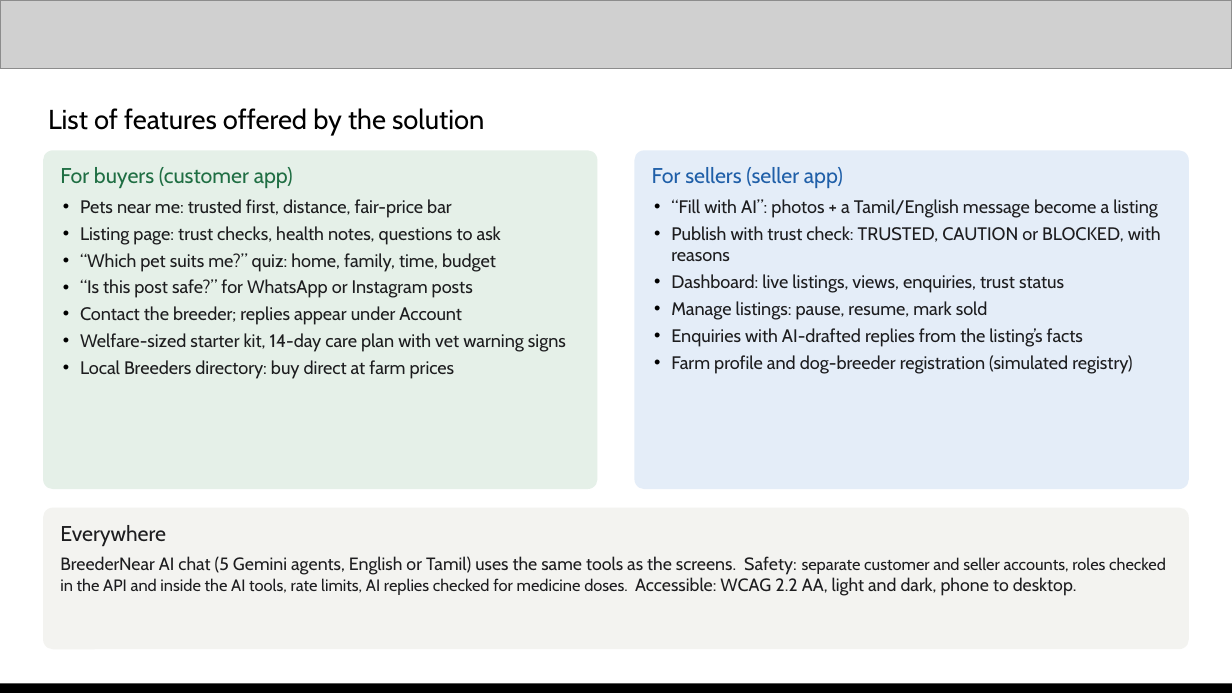
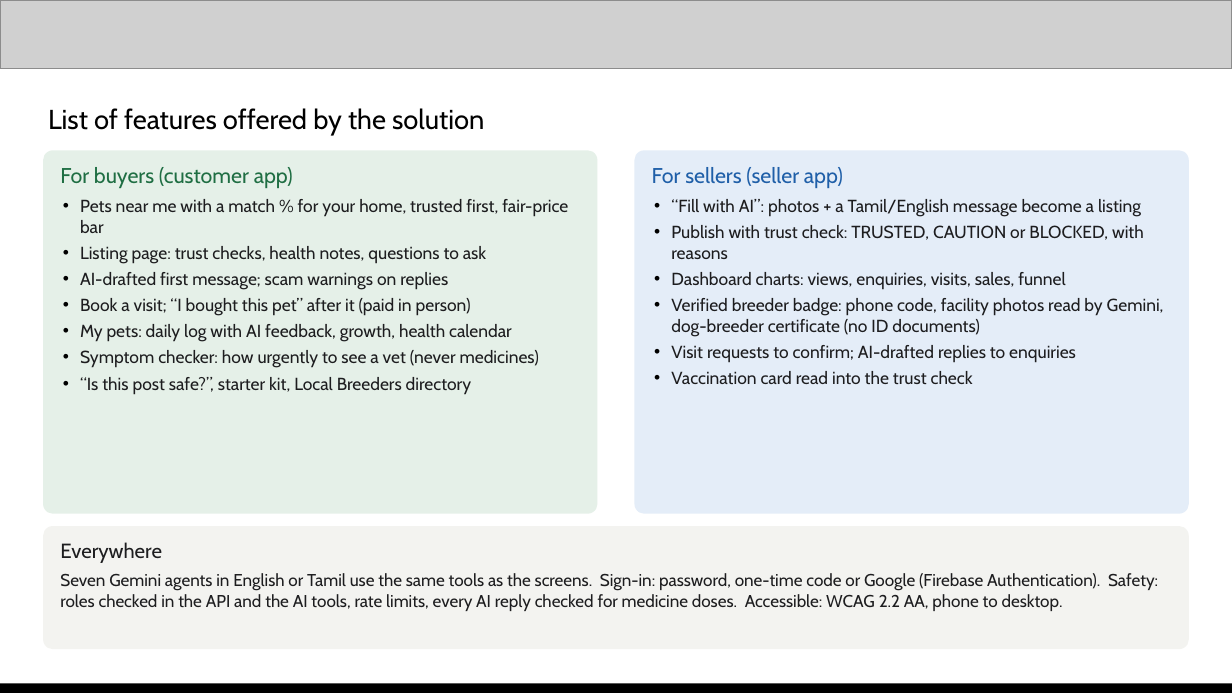
Before and after one commit to sudarsan-22/breedernear-ai, a slide deck: slide 4 of docs/submission/BreederNear-AI-deck.pptx. Drawn at 1232x693 pixels with LibreOffice and Linux fonts; fonts in the diff are those of the drawing; grey boxes stand for pictures. Boxes give left, top, right and bottom in pixels: in the first picture for what was removed or moved away, otherwise in the second. Text is boxed around its words. In the diff, an @@ line names an element or a change of style, - is before the commit and + after.

Commit message:
docs: deck rebuilt with the 66/66 eval run and the Sunrise screenshots

```diff
--- a/docs/submission/BreederNear-AI-deck.pptx
+++ b/docs/submission/BreederNear-AI-deck.pptx
@@ rounded rectangle: place and size @@
-rounded rectangle at [43,150,598,489]
+rounded rectangle at [43,150,598,514]
@@ proportions changed in 3 elements at [43,526,1189,649], [43,150,598,514], [634,150,1189,514] @@
@@ rounded rectangle: place and size @@
-rounded rectangle at [634,150,1189,489]
+rounded rectangle at [634,150,1189,514]
@@ text at [80,199,568,233]: text changed; size 10.6 to 10.2 pt @@
-• Pets near me: trusted first, distance, fair-price bar
+• Pets near me with a match % for your home, trusted first, fair-price bar
@@ text at [671,199,1144,259]: size 10.6 to 10.2 pt in "“Fill with AI”: photos + a Tamil/English ...", "Publish with trust check: TRUSTED, CAUTION or ..." @@
@@ text at [80,246,486,264]: size 10.6 to 10.2 pt in "Listing page: trust checks, health notes, questions ..." @@
@@ text at [80,272,539,394]: text changed; size 10.6 to 10.2 pt @@
-• “Which pet suits me?” quiz: home, family, time, budget
-• “Is this post safe?” for WhatsApp or Instagram posts
-• Contact the breeder; replies appear under Account
-• Welfare-sized starter kit, 14-day care plan with vet warning signs
-• Local Breeders directory: buy direct at farm prices
+• AI-drafted first message; scam warnings on replies
+• Book a visit; “I bought this pet” after it (paid in person)
+• My pets: daily log with AI feedback, growth, health calendar
+• Symptom checker: how urgently to see a vet (never medicines)
+• “Is this post safe?”, starter kit, Local Breeders directory
@@ text at [671,272,1164,384]: text changed; size 10.6 to 10.2 pt @@
-• Dashboard: live listings, views, enquiries, trust status
-• Manage listings: pause, resume, mark sold
-• Enquiries with AI-drafted replies from the listing’s facts
-• Farm profile and dog-breeder registration (simulated registry)
+• Dashboard charts: views, enquiries, visits, sales, funnel
+• Verified breeder badge: phone code, facility photos read by Gemini, dog-breeder certificate (no ID documents)
+• Visit requests to confirm; AI-drafted replies to enquiries
+• Vaccination card read into the trust check
@@ rounded rectangle: place and size @@
-rounded rectangle at [43,508,1189,649]
+rounded rectangle at [43,526,1189,649]
@@ text "Everywhere": place and size @@
-text "Everywhere" at [60,525,1166,596]
+text "Everywhere" at [60,542,1158,611]
@@ text at [60,542,162,563]: size 12.5 to 12 pt in "Everywhere" @@
@@ text at [60,573,1158,611]: text changed; size 10.4 to 10 pt @@
-BreederNear AI chat (5 Gemini agents, English or Tamil) uses the same tools as the screens. Safety: separate customer and seller accounts, roles checked in the API and inside the AI tools, rate limits, AI replies checked for medicine doses. Accessible: WCAG 2.2 AA, light and dark, phone to desktop.
+Seven Gemini agents in English or Tamil use the same tools as the screens. Sign-in: password, one-time code or Google (Firebase Authentication). Safety: roles checked in the API and the AI tools, rate limits, every AI reply checked for medicine doses. Accessible: WCAG 2.2 AA, phone to desktop.
```
Also in this commit, not shown: 9 other slides changed, 1 other file.
